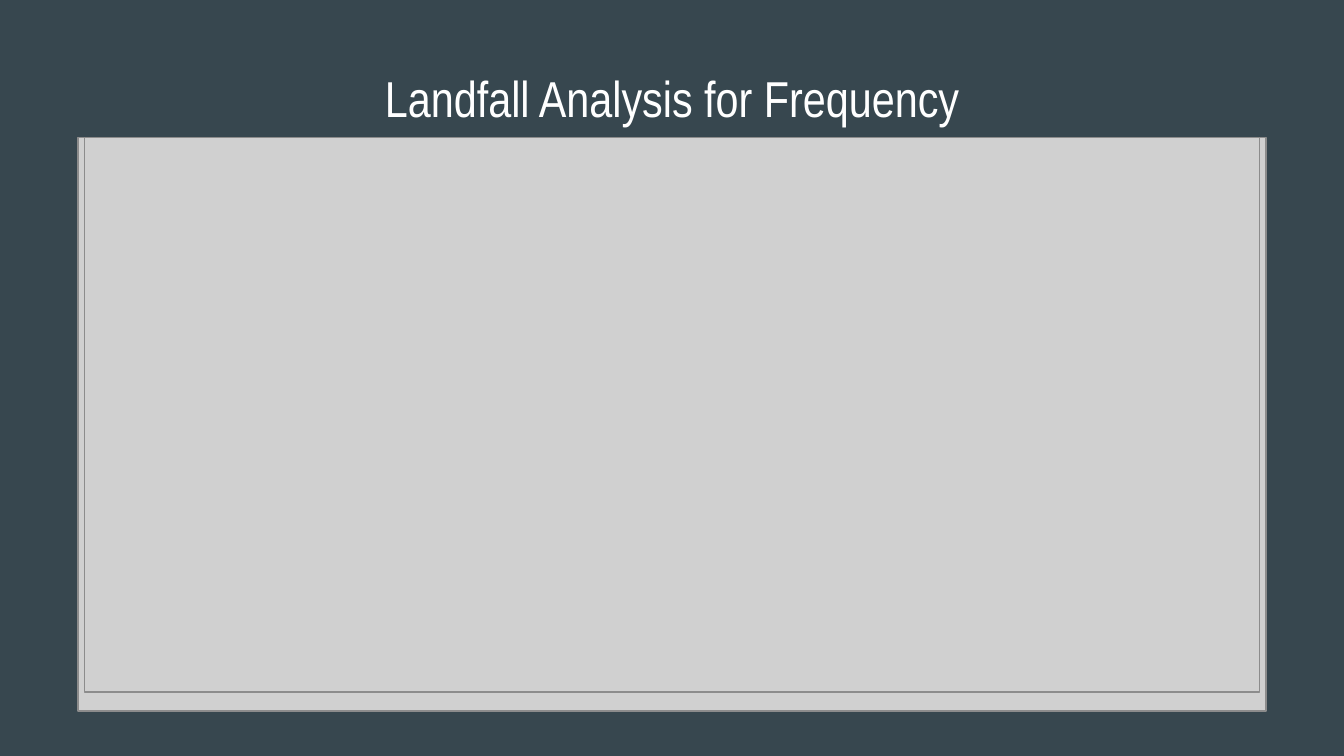
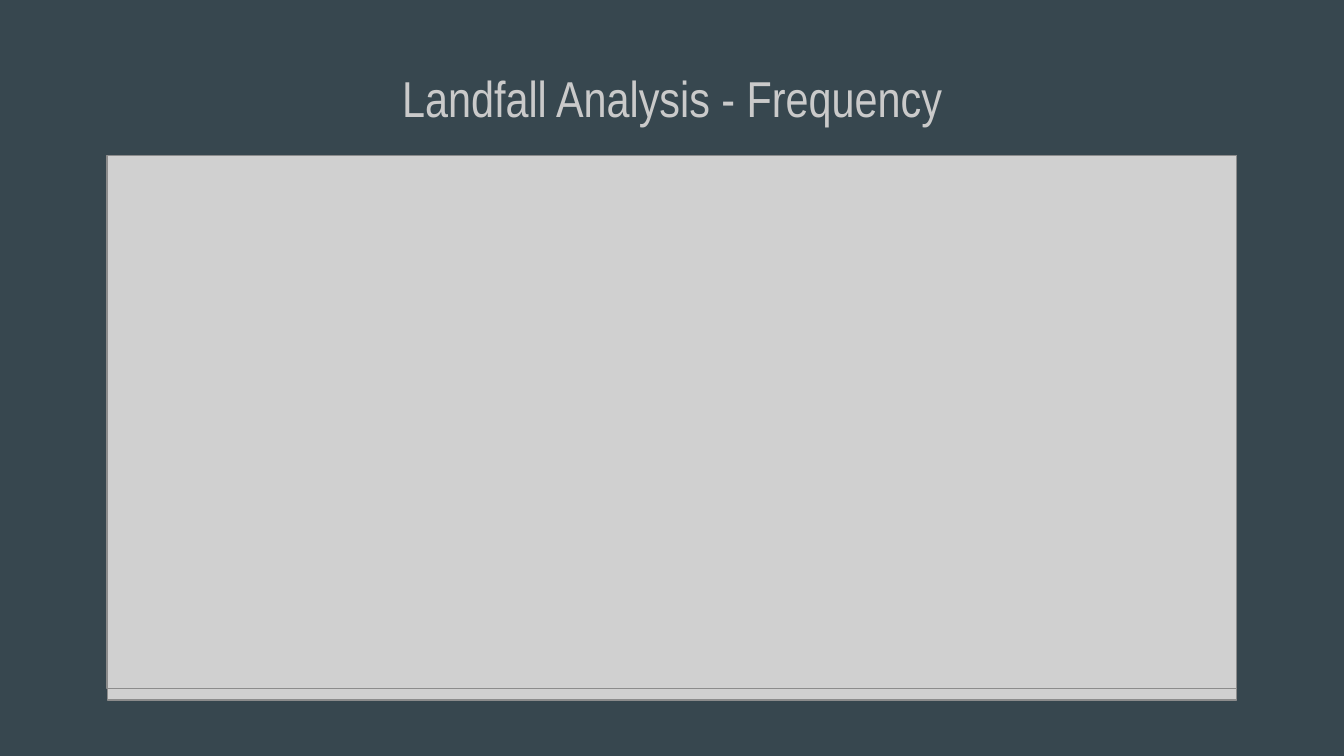
Before and after one commit to cwittmaack12/HurricaneProject, a slide deck: slide 14 of Historical Hurricane Analysis (1).pptx (slide 15 before the commit). Drawn at 1344x756 pixels with LibreOffice and Linux fonts; fonts in the diff are those of the drawing; grey boxes stand for pictures. Boxes give left, top, right and bottom in pixels: in the first picture for what was removed or moved away, otherwise in the second. Text is boxed around its words. In the diff, an @@ line names an element or a change of style, - is before the commit and + after.

```diff
--- a/Historical Hurricane Analysis (1).pptx
+++ b/Historical Hurricane Analysis (1).pptx
@@ title at [402,80,942,127]: text changed; text colour #FFFFFF to #CACACA @@
-Landfall Analysis for Frequency
+Landfall Analysis - Frequency
@@ picture: place and size @@
-picture at [85,137,1259,691]
+picture at [108,156,1236,689]
@@ picture: place and size @@
-picture at [78,137,1266,711]
+picture at [108,156,1236,700]
```
Also in this commit, not shown: 11 other slides changed, 5 slides added, 7 slides removed, 7 other files.
